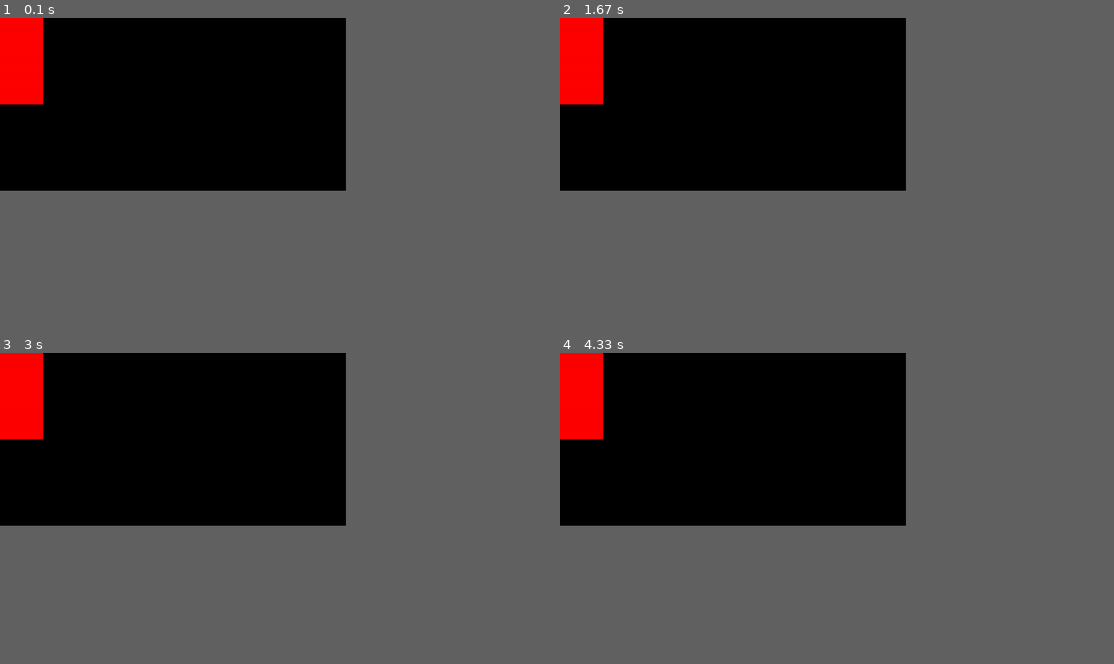
Above: before the commit, frames 1-4 (two rows, left to right).
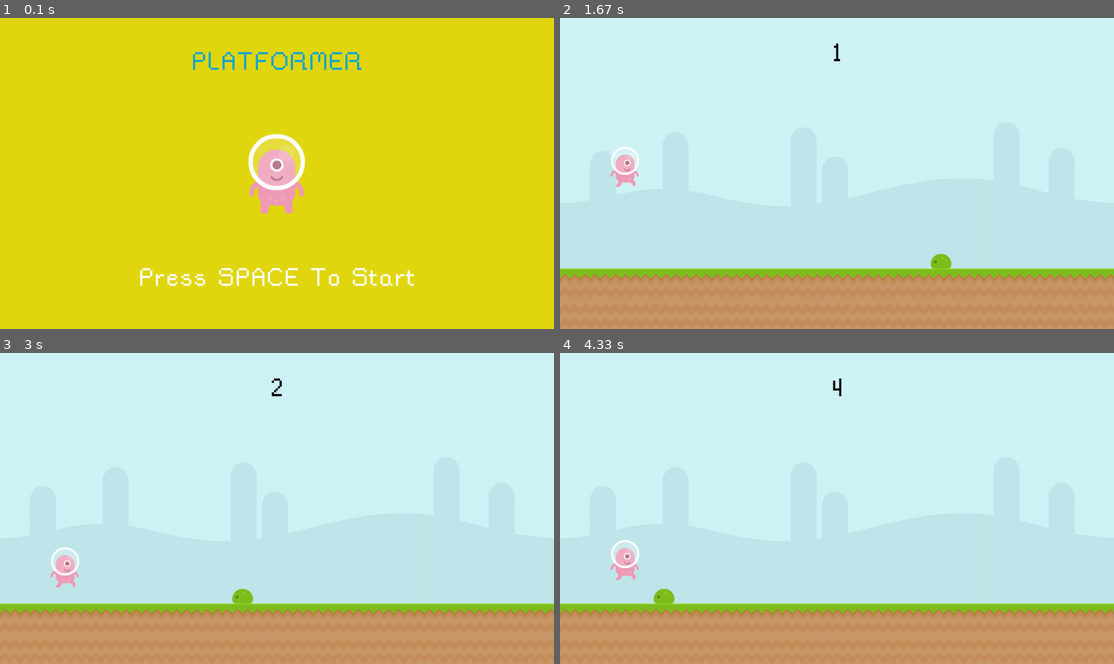
Above: after the commit, the same moments.

Repository: KunalG-Zol/PyGame-Platformer
Game: pygame game, started from game.py
Two runs of this game, one before a commit and one after it. Both use one fixed random seed, a clock stepped at 60 frames per second and the inputs below.
Inputs:
- Up to frame 1 (0.1 s): no input
- Up to frame 2 (1.67 s): tap Space at 0.33, 0.67, 1.07, 1.37 s
- Up to frame 3 (3 s): tap Space at 1.9, 2.2, 2.4, 2.7, 2.97 s
- Up to frame 4 (4.33 s): tap Space at 3.3, 3.6, 3.73, 4.13 s
In our replay, the window is 562x281 before the commit and 900x506 after it. These sizes can differ from the game's own. Grey fills any space a smaller window leaves; there, only what the larger window draws over its background counts as a difference.

The runs differ from the first frame. In frame 1, 36% of the frame differs, in the area x 0-75%, y 0-87%; in frame 2, 54%; in frame 3, 55%, in the area x 0-100%, y 0-100%; in frame 4, 55%.

Commit message:
Second commit

Diff:
--- a/game.py
+++ b/game.py
@@ -1,24 +1,96 @@
 import pygame
+import random
 from sys import exit
 
+
+# Display Score
+def display_score():
+    current_time = int((int(pygame.time.get_ticks())) / 1000)
+    score_surface = font.render(f'{current_time}', False, 'Black')
+    score_rect = score_surface.get_rect(center=(640, 80))
+    screen.blit(score_surface, score_rect)
+
+
+# Main
+window_height = 720
+window_width = 1280
 pygame.init()
-screen = pygame.display.set_mode((800, 400))
-pygame.display.set_caption("RPG")
+screen = pygame.display.set_mode((window_width, window_height))
+pygame.display.set_caption("Platformer")
 clock = pygame.time.Clock()
+game_active = True
+game_start = False
+font = pygame.font.Font('rainyhearts.ttf', 72)
+font_small = pygame.font.Font('rainyhearts.ttf', 30)
 
-tsX = 0
-tsY = 0
-testSurface = pygame.Surface((100, 200))
-testSurface.fill("Red")
+# Background
+background = pygame.image.load('Graphics/Main/Environment/bg_grasslands.png').convert()
+background = pygame.transform.scale(background, (1280, 720))
+ground = pygame.image.load('Graphics/Main/Environment/Ground.png')
 
+# Enemies
+slime_surface = pygame.image.load('Graphics/Main/Enemies/Slime/slimeGreen.png').convert_alpha()
+slime_rect = slime_surface.get_rect(midbottom=(1200, 580))
+
+# Player
+player_surface = pygame.image.load('Graphics/Main/Player/alienPink_walk1.png').convert_alpha()
+player_rect = player_surface.get_rect(midbottom=(150, 580))
+player_gravity = 0
+
+# Start Screen
+title = font.render('PLATFORMER', False, (16, 167, 209))
+title_rect = title.get_rect(center=(640, 100))
+player_idle = pygame.image.load('Graphics/Main/Player/alienPink.png').convert_alpha()
+player_idle = pygame.transform.scale2x(player_idle)
+player_idle_rect = player_idle.get_rect(center=(640, 360))
+press_space = font.render('Press SPACE To Start', False, 'White')
+press_space_rect = press_space.get_rect(center=(640, 600))
+
+# Game Over
+game_over = font.render('Game Over', False, 'White')
+game_over_rect = game_over.get_rect(center=(640, 360))
+
+# Game Loop
 while True:
     for event in pygame.event.get():
         if event.type == pygame.QUIT:
             pygame.quit()
             exit()
 
+        if event.type == pygame.KEYDOWN:
+            if event.key == pygame.K_SPACE and player_rect.bottom >= 580 and game_start:
+                player_gravity = -20
+            if event.key == pygame.K_SPACE and not game_start:
+                game_start = True
 
-    screen.blit(testSurface,(tsX,tsY))
+    if game_active:
+        if not game_start:
+            screen.fill((227, 216, 16))
+            screen.blit(player_idle, player_idle_rect)
+            screen.blit(title, title_rect)
+            screen.blit(press_space, press_space_rect)
+
+        if game_start:
+            screen.blit(background, (0, 0))
+            screen.blit(ground, (0, 580))
+            display_score()
+            slime_rect.x -= 4
+            if slime_rect.left < -50: slime_rect.x = 1300
+            screen.blit(slime_surface, slime_rect)
+
+            player_gravity += 1
+            player_rect.y += player_gravity
+            if player_rect.bottom >= 580:
+                player_rect.bottom = 580
+
+            screen.blit(player_surface, player_rect)
+
+            if slime_rect.colliderect(player_rect):
+                game_active = False
+
+    else:
+        screen.fill('Black')
+        screen.blit(game_over, game_over_rect)
 
     pygame.display.update()
     clock.tick(60)
Binary file added: Graphics/Main/Enemies/Bat/bat.png
Binary file added: Graphics/Main/Enemies/Bat/bat_fly.png
Binary file added: Graphics/Main/Enemies/Slime/slimeGreen.png
Binary file added: Graphics/Main/Enemies/Slime/slimeGreen_walk.png
Binary file added: Graphics/Main/Environment/Ground.png
Binary file added: Graphics/Main/Environment/bg_grasslands.png
Binary file added: Graphics/Main/Player/alienPink.png
Binary file added: Graphics/Main/Player/alienPink_jump.png
Binary file added: Graphics/Main/Player/alienPink_walk1.png
Binary file added: Graphics/Main/Player/alienPink_walk2.png
Binary file added: rainyhearts.ttf
